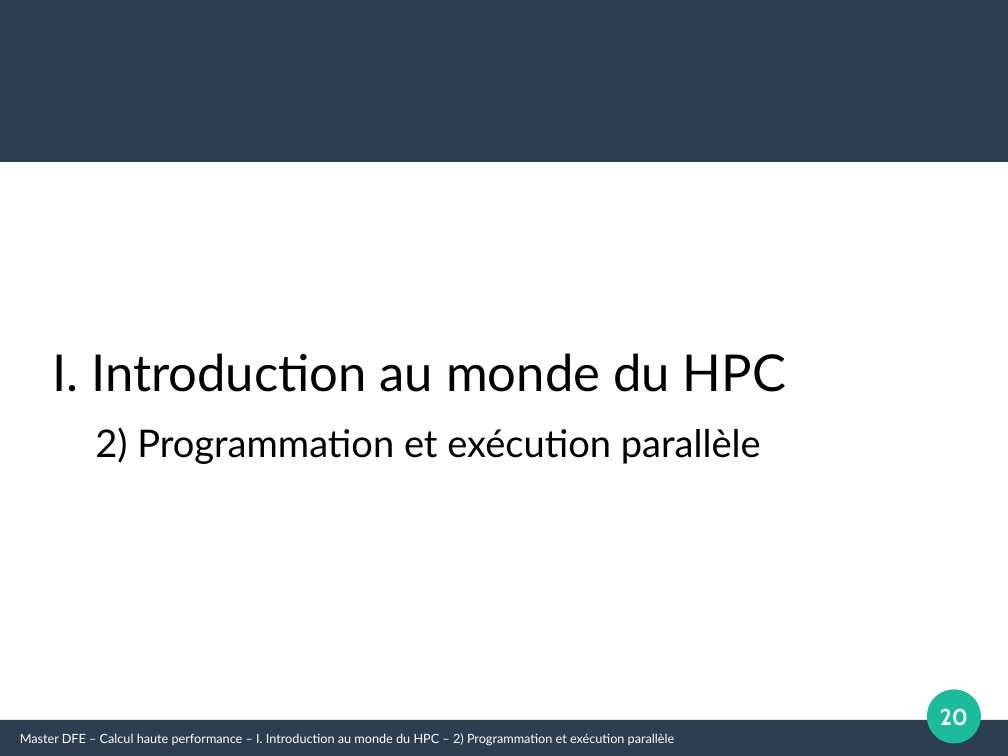
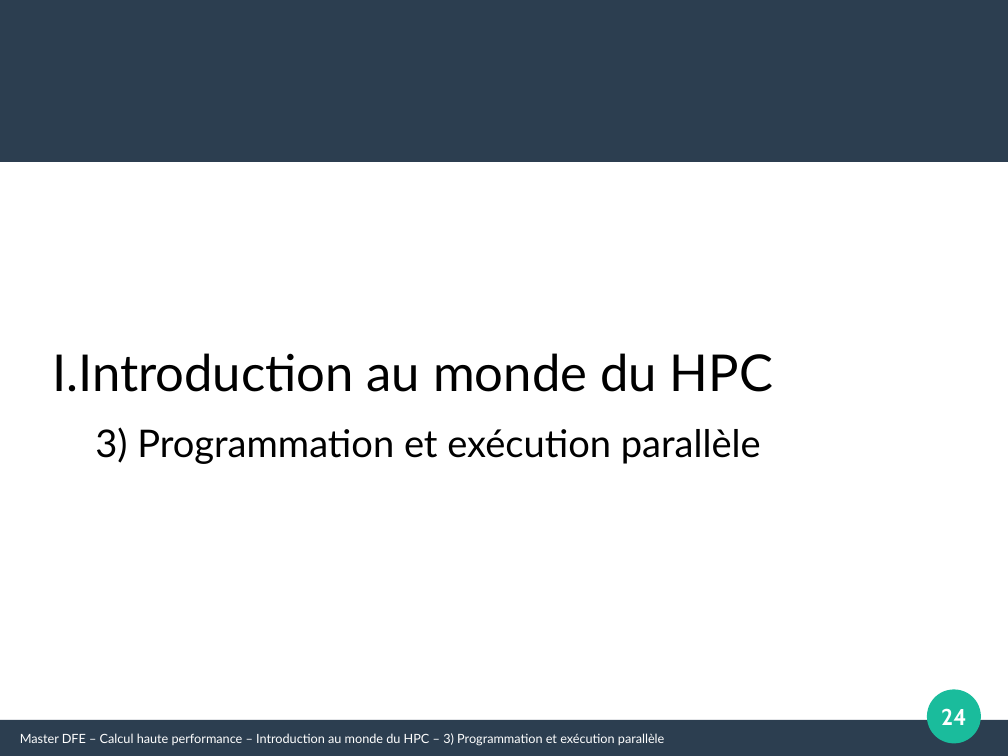
Before and after one commit to Maison-de-la-Simulation/HPC-DFE-Paris-Saclay, a slide deck: slide 24 of support/Introduction_HPC.odp (slide 20 before the commit). Drawn at 1008x756 pixels with LibreOffice and Linux fonts; fonts in the diff are those of the drawing. Boxes give left, top, right and bottom in pixels: in the first picture for what was removed or moved away, otherwise in the second. Text is boxed around its words. In the diff, an @@ line names an element or a change of style, - is before the commit and + after.

Commit message:
Update Introduction to HPC

```diff
--- a/support/Introduction_HPC.odp
+++ b/support/Introduction_HPC.odp
@@ text "Introduction au monde du HPC" rewrapped from [91,353,786,392] to [52,353,773,392] @@
@@ text at [95,427,761,464]: text changed @@
-2) Programmation et exécution parallèle
+3) Programmation et exécution parallèle
@@ page number at [941,708,966,725]: text changed @@
-20
+24
@@ text at [20,733,664,746]: text changed @@
-Master DFE – Calcul haute performance – I. Introduction au monde du HPC – 2) Programmation et exécution parallèle
+Master DFE – Calcul haute performance – Introduction au monde du HPC – 3) Programmation et exécution parallèle
```
Also in this commit, not shown: 35 other slides changed, 4 slides added, 1 other file.
